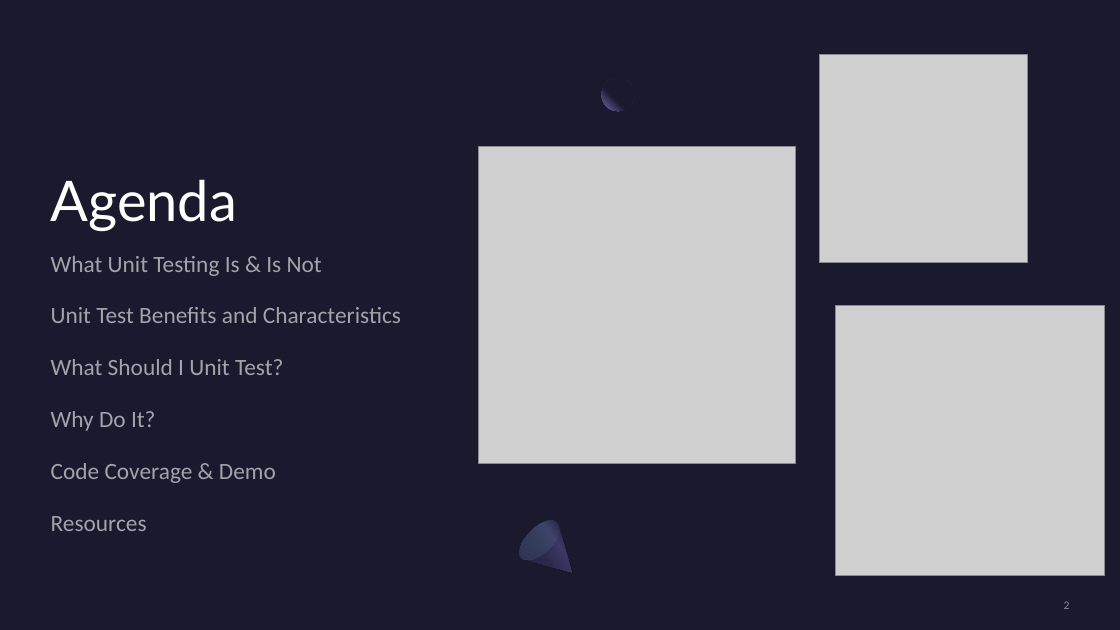
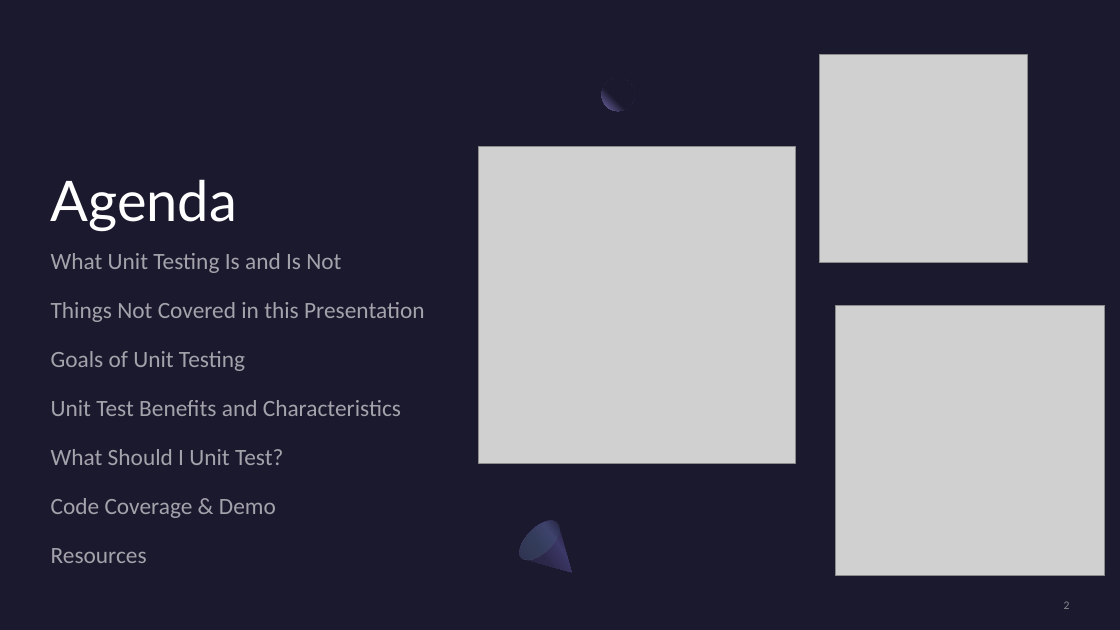
Before and after one commit to Three97/UnitTestingPresentation, a slide deck: slide 2 of PowerPoint/UnitTestingInCSharp.pptx. Drawn at 1120x630 pixels with LibreOffice and Linux fonts; fonts in the diff are those of the drawing; grey boxes stand for pictures. Boxes give left, top, right and bottom in pixels: in the first picture for what was removed or moved away, otherwise in the second. Text is boxed around its words. In the diff, an @@ line names an element or a change of style, - is before the commit and + after.

```diff
--- a/PowerPoint/UnitTestingInCSharp.pptx
+++ b/PowerPoint/UnitTestingInCSharp.pptx
@@ text at (51, 253, 425, 371): text changed @@
-What Unit Testing Is & Is Not
+What Unit Testing Is and Is Not
+Things Not Covered in this Presentation
+Goals of Unit Testing
@@ text at (51, 411, 155, 431): paragraph removed @@
-Why Do It?
@@ text at (51, 400, 401, 563): line spacing 1.1 to 1 @@
```
Also in this commit, not shown: 7 other slides changed, 6 slides added, 5 slides removed, 1 other file.
